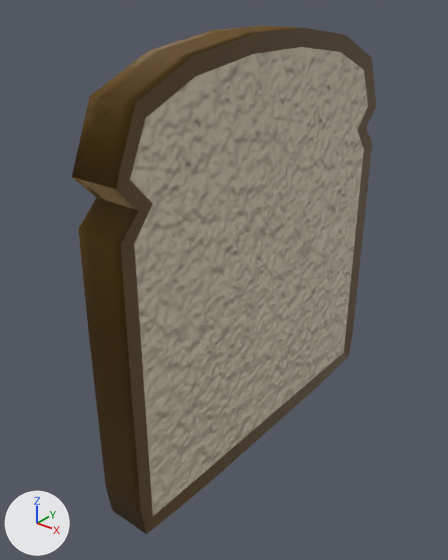
An edit to the Blender file Assets/Art/Models/bread/bread.blend, drawn before and after from the same camera.
Before and after are seen from a camera (50 mm lens) standing at (2.78, -3.86, 2.07) and looking at (-0.14, -0.21, -0.19). Lighting does not change. The marker at lower left points along +X, +Y and +Z. The older version comes first.
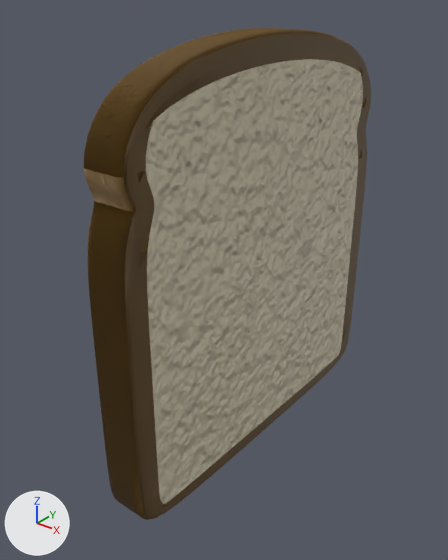
The newer file is also rescaled (x0.336) as a whole; pictures and numbers use the older file's frame.

The change in detail:
Object 'Plane' (ob_plane) gains a SUBSURF modifier named 'Subdivision'.

Pixel boxes [x1, y1, x2, y2] of what changed, in the pictures (448 x 560 px):
'Plane', modifiers changed
    before: [72, 26, 376, 534]
    after: [84, 28, 371, 520]
